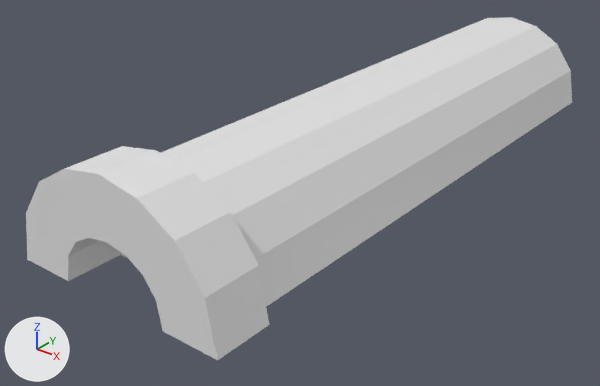
Renders of the FBX model FBXs/StenTunnel.fbx from each side of a commit.
The view is the same before and after, from a 50 mm camera at (22.1, -17.3, 15.2) aimed at (1.8, 8.1, -0.6). The lights are fixed; the arrows at lower left show +X, +Y and +Z. Materials are left out; every surface is plain grey. Vertices at the same position are counted once.

Before the edit, the objects in view are built like this:
```python
me_plane_002 = bpy.data.meshes.new('Plane.002')
me_plane_002.from_pydata(...)  # 36 vertices, 34 faces; spans x -7.72..1.72, y -3.22..-0.86, z -0.31..4.4
me_plane_002.materials.append(mat_stonetunnel)
me_plane_003 = bpy.data.meshes.new('Plane.003')
me_plane_003.from_pydata(...)  # 468 vertices, 442 faces; spans x -7.0..1.0, y -0.9..25.1, z 0.0..4.0
me_plane_003.materials.append(mat_stonetunnel)
ob_plane_000 = bpy.data.objects.new('Plane.000', me_plane_002)
ob_plane_000.location = (6.0, 0.0, 0.29)
ob_plane_001 = bpy.data.objects.new('Plane.001', me_plane_003)
ob_plane_001.location = (6.0, 0.0, 0.0)
```
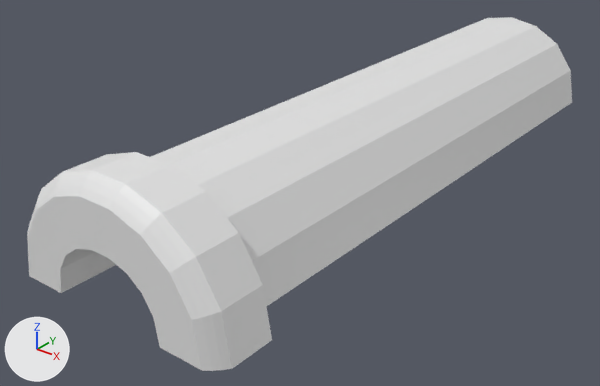
Where the newer file only moved an object's origin or applied its transform, the numbers keep the older frame.

Scene script edits in JSON lines:
```json
{"block": "me_plane_003", "where": "# used by ob_plane_001; location = (6.0, 0.0, 0.0)"}
{"op": "remove", "block": "me_plane_003", "code": "me_plane_003.from_pydata(...)  # 468 vertices, 442 faces; spans x -7.0..1.0, y -0.9..25.1, z 0.0..4.0"}
{"op": "add", "block": "me_plane_003", "code": "me_plane_003.from_pydata(...)  # 538 vertices, 507 faces; spans x -8.0..2.0, y -3.5..25.1, z -0.4..4.5"}
{"block": "me_plane_003", "change": "me_plane_003 part 1: a new loose piece of 70 vertices spanning x -8.0..2.0, y -3.5..-1.0, z -0.4..4.5"}
{"op": "remove", "block": "ob_plane_000", "code": ["ob_plane_000 = bpy.data.objects.new('Plane.000', me_plane_002)", "ob_plane_000.location = (6.0, 0.0, 0.29)"]}
```

Pixel boxes (x1, y1, x2, y2) of what changed, in the pictures (600 x 386 px):
```json
{"object": "Plane.001", "change": "reshaped", "before": [120, 17, 572, 307], "after": [27, 17, 572, 371], "on screen": "21% wider, 22% taller"}
{"object": "Plane.000", "change": "deleted", "before": [26, 146, 270, 360]}
{"part": 1, "of": "me_plane_003", "change": "added", "after": [27, 152, 272, 371]}
```
